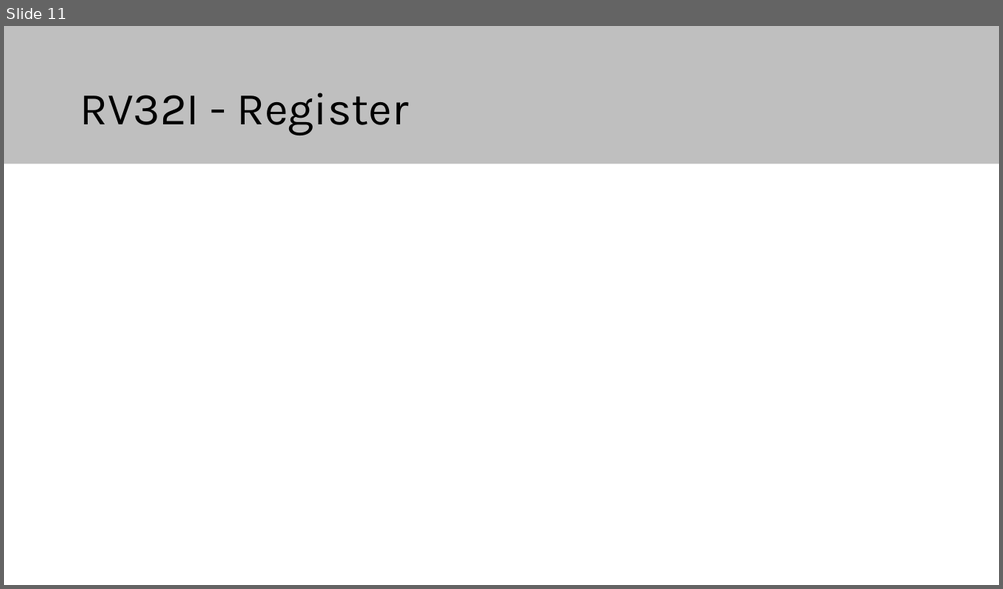
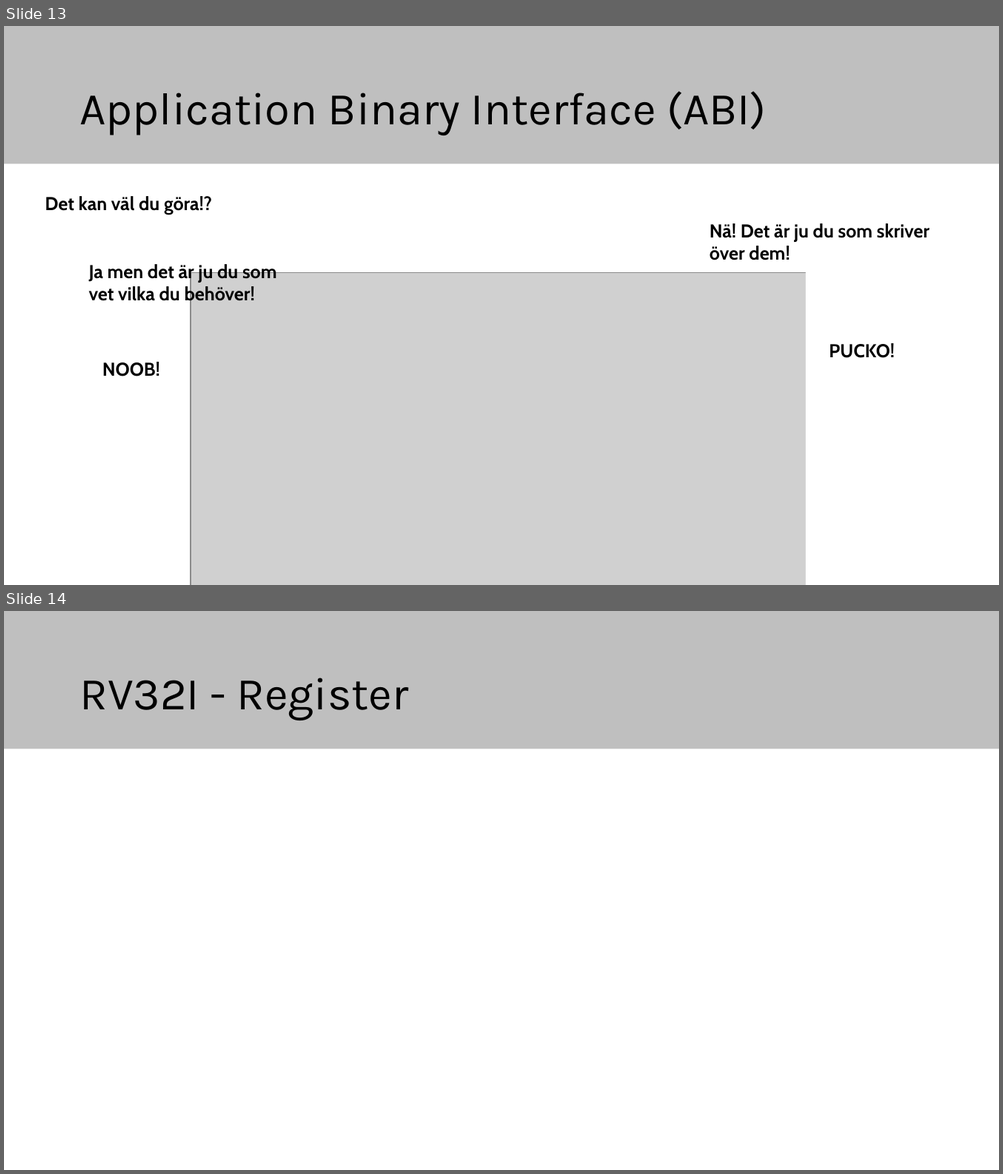
Before and after one commit to elias-at-chalmers/mop-lecture_notes-mirror, a slide deck: slides/lecture02-assembly1.pptx. Shown one above the other, each under a label of ours: slide 11 before the commit, slides 13 and 14 after it. The pictures are 1003x589 and 1003x1174 pixels, drawn with LibreOffice and Linux fonts; fonts in the diff are those of the drawing; grey boxes stand for pictures. Boxes give left, top, right and bottom in pixels: in the first picture for what was removed or moved away, otherwise in the second. Text is boxed around its words. In the diff, an @@ line names an element or a change of style, - is before the commit and + after.

```diff
--- a/slides/lecture02-assembly1.pptx
+++ b/slides/lecture02-assembly1.pptx
@@ slide 13 added at <box>4,26,999,585</box>, background #FFFFFF; not listed: 1 template element that a slide beside it also shows @@
@@ title added at <box>79,91,766,136</box>, 44 pt, text #000000 @@
+Application Binary Interface (ABI)
@@ text added at <box>45,196,212,215</box>, 18 pt, text #000000, bold @@
+Det kan väl du göra!?
@@ text added at <box>709,224,929,261</box>, 18 pt, text #000000, bold @@
+Nä! Det är ju du som skriver
+över dem!
@@ text added at <box>89,263,277,306</box>, 18 pt, text #000000, bold @@
+Ja men det är ju du som
+vet vilka du behöver!
@@ rectangle added at <box>805,257,868,585</box>, fill #FFFFFF @@
@@ picture added at <box>190,273,812,585</box> @@
@@ text added at <box>828,343,894,358</box>, 18 pt, text #000000, bold @@
+PUCKO!
@@ text added at <box>102,362,160,377</box>, 18 pt, text #000000, bold @@
+NOOB!
@@ what was slide 11 is now slide 14 @@
```
Also in this commit, not shown: 1 slide changed, 2 other slides added.
